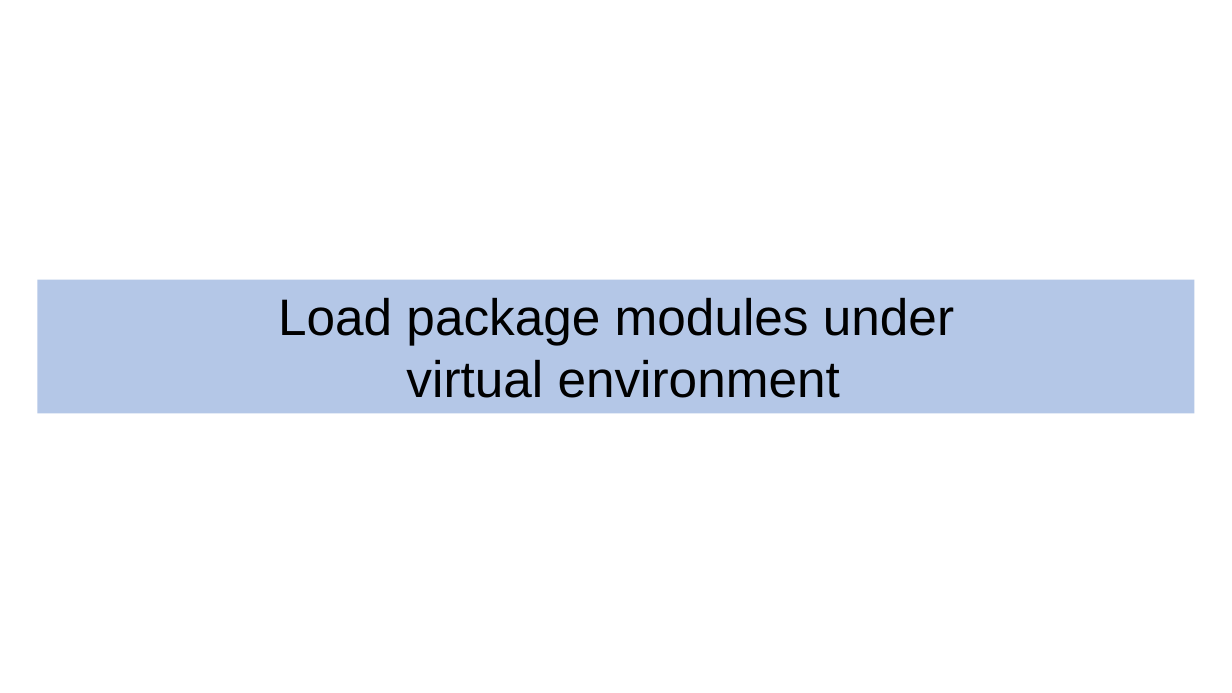
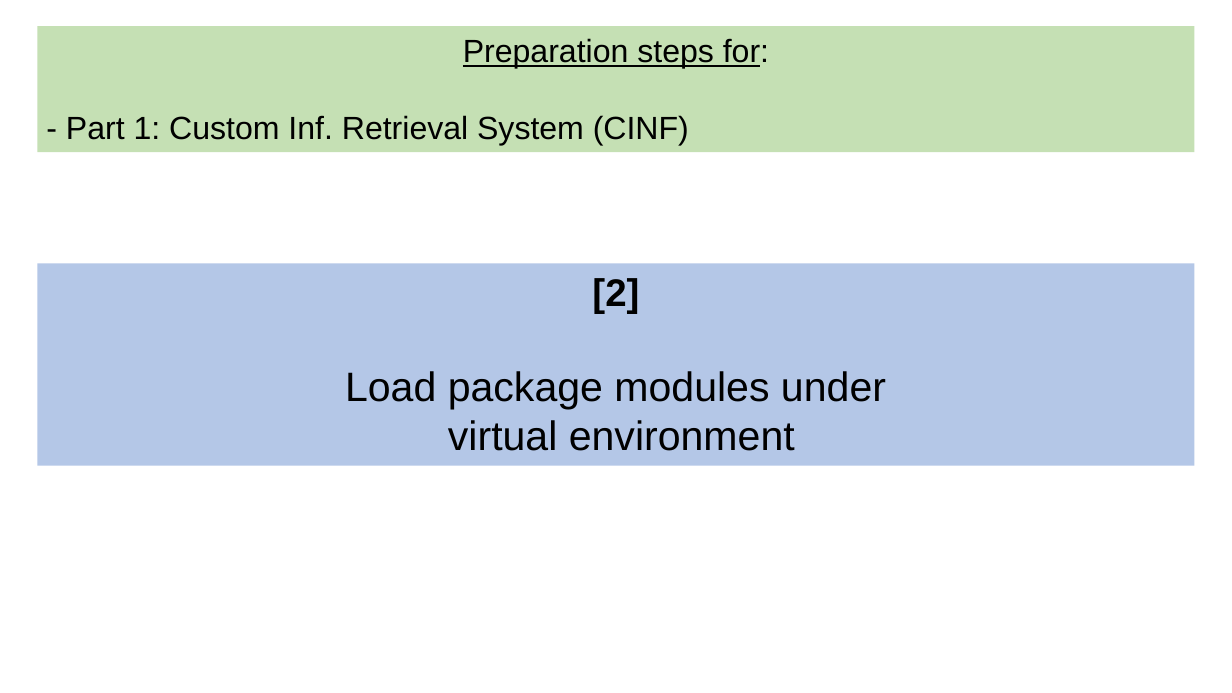
Before and after one commit to TheofanisTsiantas/CAS_IE_InformationRetrieval, a slide deck: slide 8 of Installation_SetUp.pptx (slide 7 before the commit). Drawn at 1232x693 pixels with LibreOffice and Linux fonts; fonts in the diff are those of the drawing. Boxes give left, top, right and bottom in pixels: in the first picture for what was removed or moved away, otherwise in the second. Text is boxed around its words. In the diff, an @@ line names an element or a change of style, - is before the commit and + after.

```diff
--- a/Installation_SetUp.pptx
+++ b/Installation_SetUp.pptx
@@ rectangle added at (x1=37, y1=26, x2=1194, y2=152), fill #C5E0B4, 25 pt, text #000000 @@
+Preparation steps for:
+- Part 1: Custom Inf. Retrieval System (CINF)
@@ rectangle "[2]" resized from (x1=37, y1=280, x2=1194, y2=414) to (x1=37, y1=263, x2=1194, y2=466) @@
@@ text in rectangle at (x1=592, y1=278, x2=639, y2=314): paragraph added @@
+[2]
@@ text in rectangle at (x1=345, y1=371, x2=886, y2=451): size 40 to 32 pt @@
```
Also in this commit, not shown: 2 other slides changed, 2 slides added, 1 slide removed, 15 other files.
